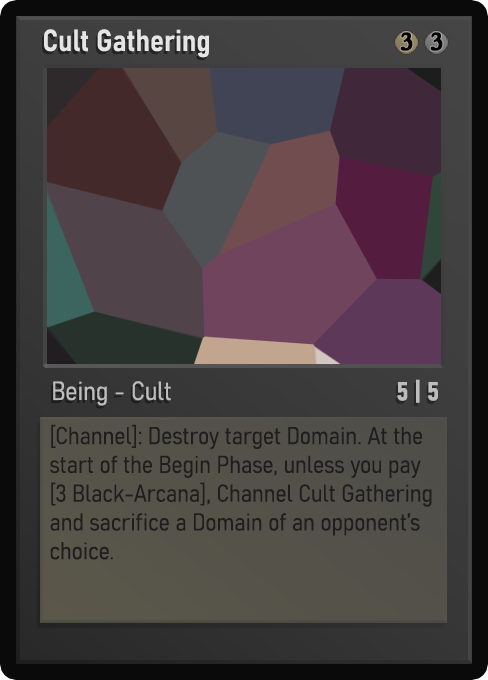
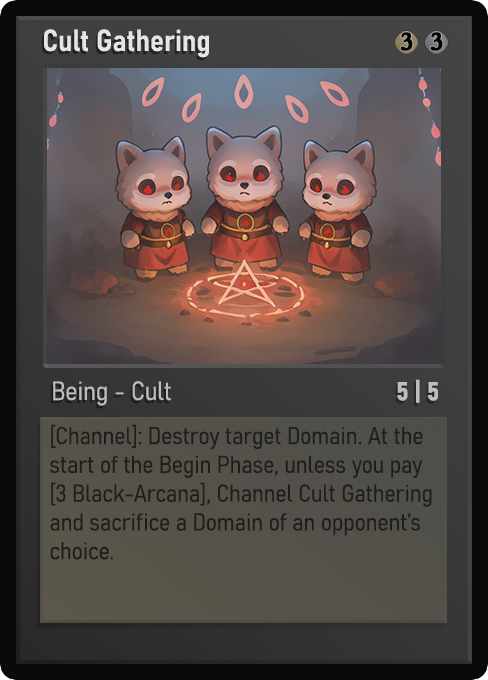
Comparing the layer stacks of the two (488, 680) images. Changes:
painted on "Name" over [44,30,209,57]
painted on "AtkDef" over [397,382,438,401]
painted on "Class" over [53,381,142,405]
painted on "Desc_norm" over [50,427,432,560]
painted on "Artwork" over [47,68,441,364]
